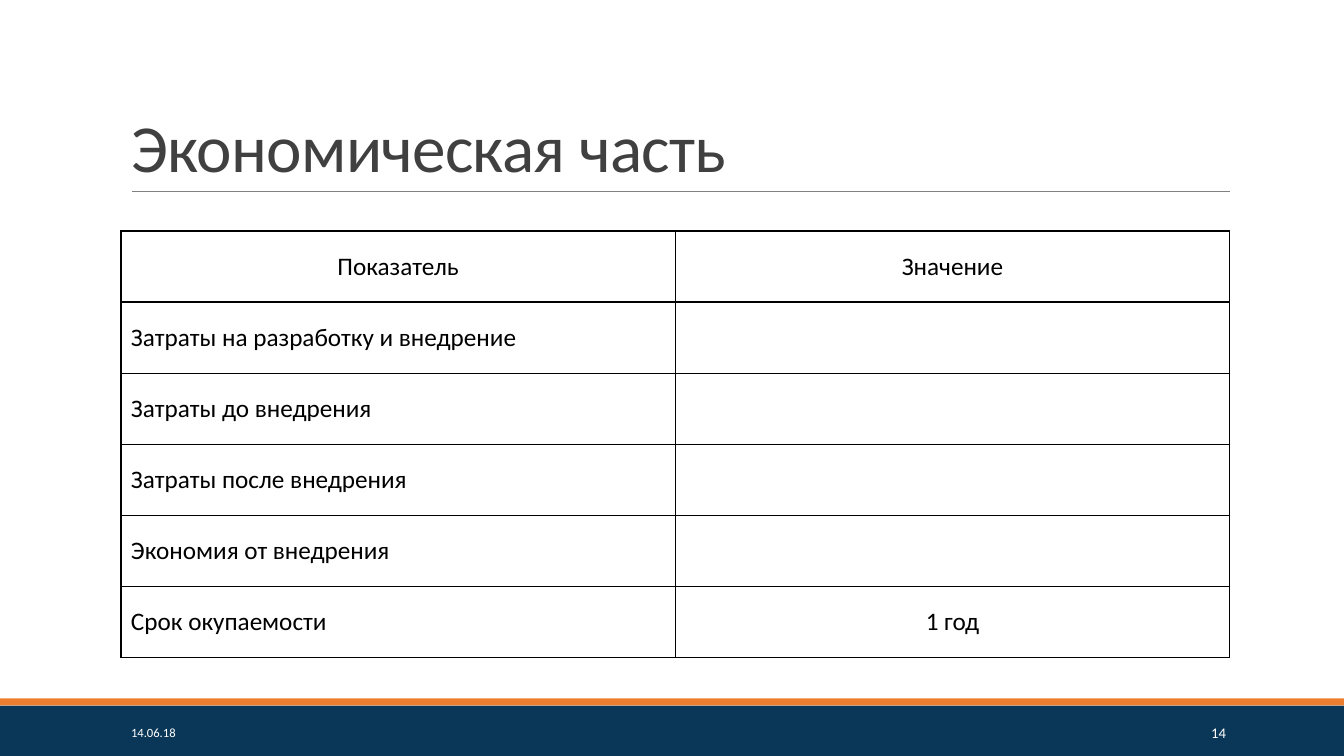
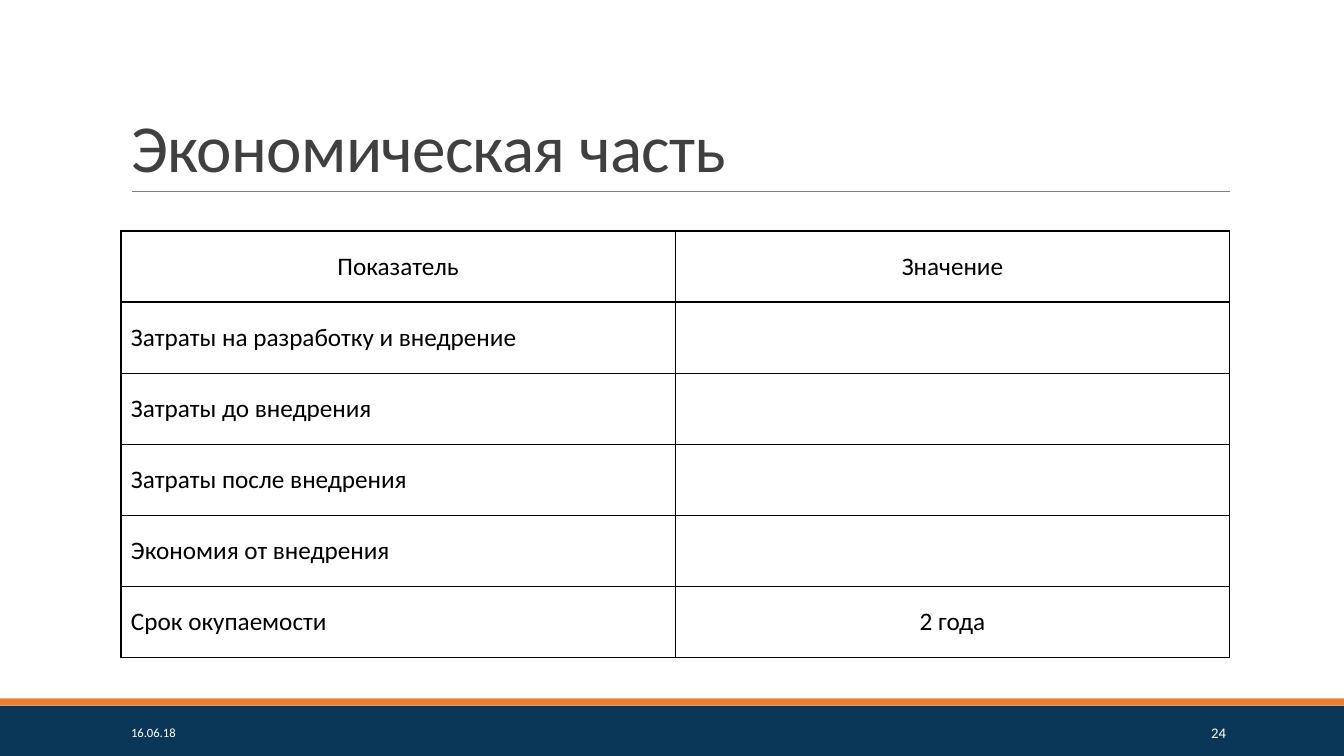
Before and after one commit to pmswga/ISC-EDUKIT, a slide deck: slide 24 of docs/15. ПЗ. ГЧ. Презентация.pptx (slide 14 before the commit). Drawn at 1344x756 pixels with LibreOffice and Linux fonts; fonts in the diff are those of the drawing. Boxes give left, top, right and bottom in pixels: in the first picture for what was removed or moved away, otherwise in the second. Text is boxed around its words. In the diff, an @@ line names an element or a change of style, - is before the commit and + after.

```diff
--- a/docs/15. ПЗ. ГЧ. Презентация.pptx
+++ b/docs/15. ПЗ. ГЧ. Презентация.pptx
@@ table at bbox=[121, 231, 1230, 657] @@
-row 6, column 2: 1 год
+row 6, column 2: 2 года
@@ text at bbox=[131, 728, 176, 737]: text changed @@
-14.06.18
+16.06.18
@@ page number at bbox=[1211, 728, 1226, 738]: text changed @@
-14
+24
```
Also in this commit, not shown: 13 other slides changed, 11 slides added, 1 slide removed, 6 other files.
